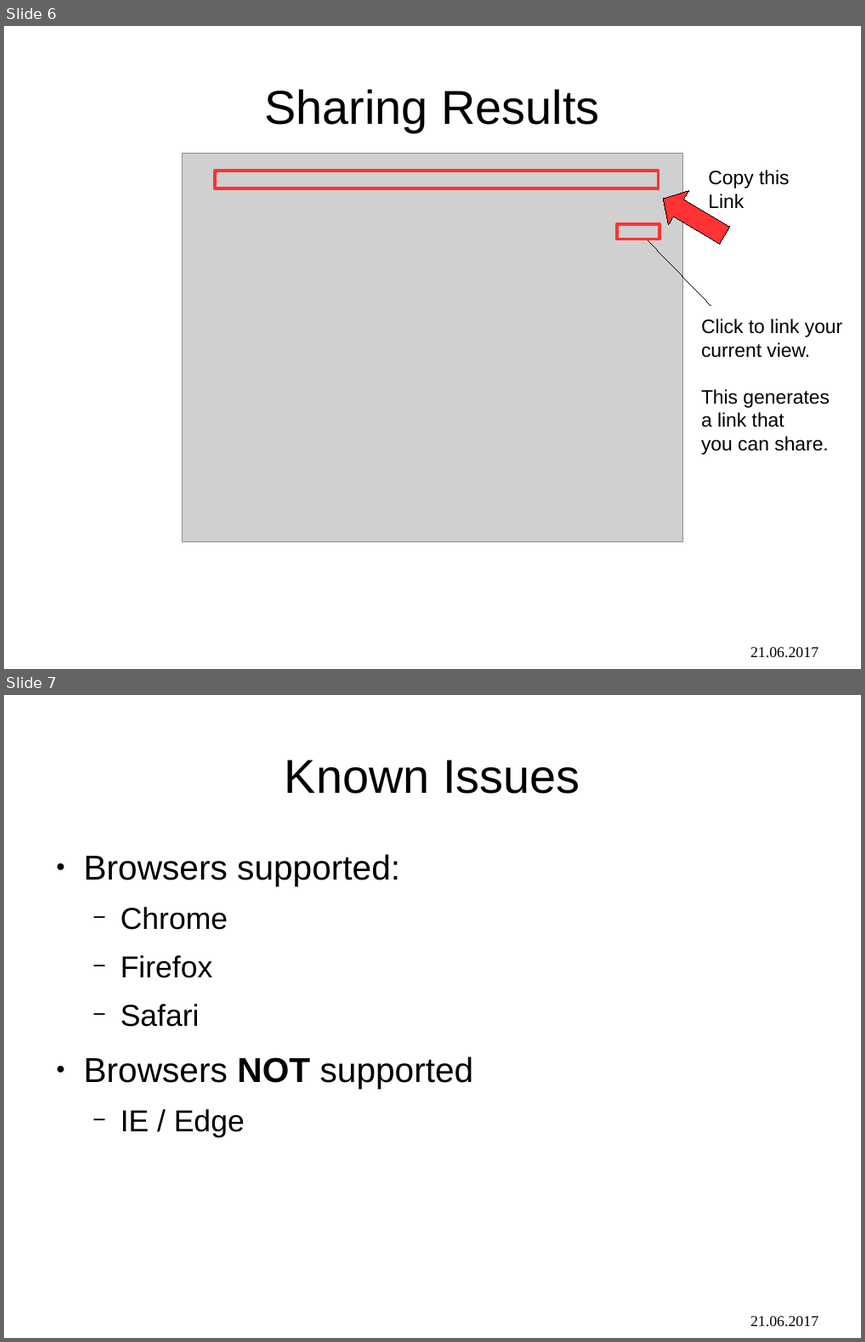
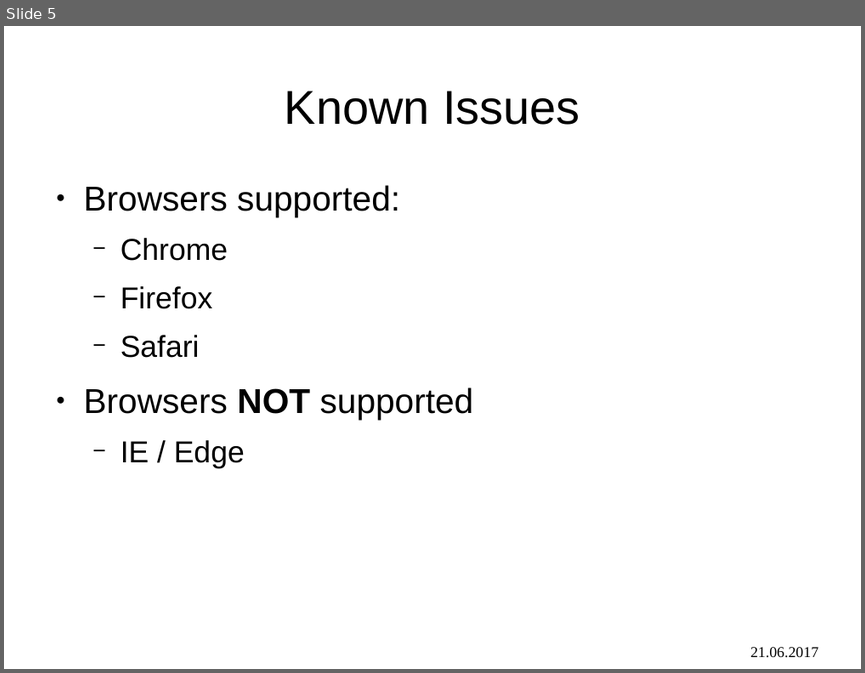
Before and after one commit to sroychow/cmsTrackerMaps, a slide deck: doc/tkmap_manual.odp. Shown one above the other, each under a label of ours: slides 6 and 7 before the commit, slide 5 after it. The pictures are 865x1342 and 865x673 pixels, drawn with LibreOffice and Linux fonts; fonts in the diff are those of the drawing; grey boxes stand for pictures. Boxes give left, top, right and bottom in pixels: in the first picture for what was removed or moved away, otherwise in the second. Text is boxed around its words. In the diff, an @@ line names an element or a change of style, - is before the commit and + after.

```diff
--- a/doc/tkmap_manual.odp
+++ b/doc/tkmap_manual.odp
@@ slide 6 removed at [4,26,861,669], background #FFFFFF; not listed: 1 template element that a slide beside it also shows @@
@@ title removed at [265,89,599,132] @@
-Sharing Results
@@ picture removed at [182,153,683,541] @@
@@ rectangle removed at [216,170,658,188] @@
@@ text removed at [708,170,789,208] @@
-Copy this
-Link
@@ left arrow removed at [653,182,734,252] @@
@@ rectangle removed at [618,224,660,239] @@
@@ line removed from (648, 240) to (710, 305) @@
@@ text removed at [701,318,842,454] @@
-Click to link your
-current view.
-This generates
-a link that
-you can share.
@@ what was slide 7 is now slide 5 @@
```
Also in this commit, not shown: 3 slides changed, 1 slide added, 2 other slides removed, 1 other file.
